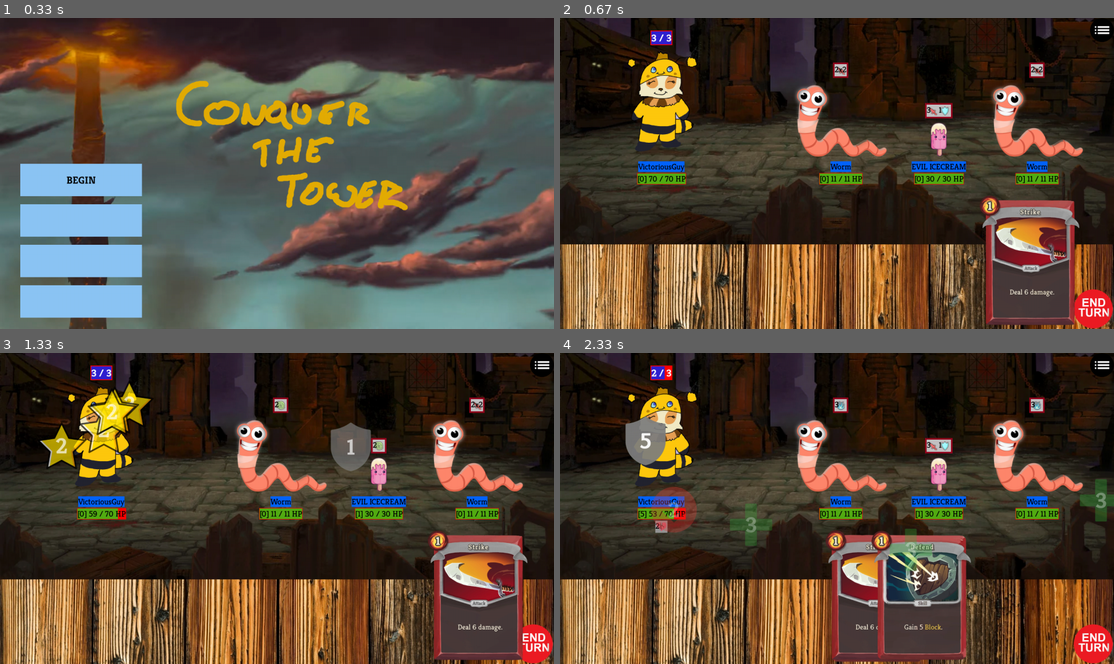
Above: before the commit, frames 1-4 (two rows, left to right).
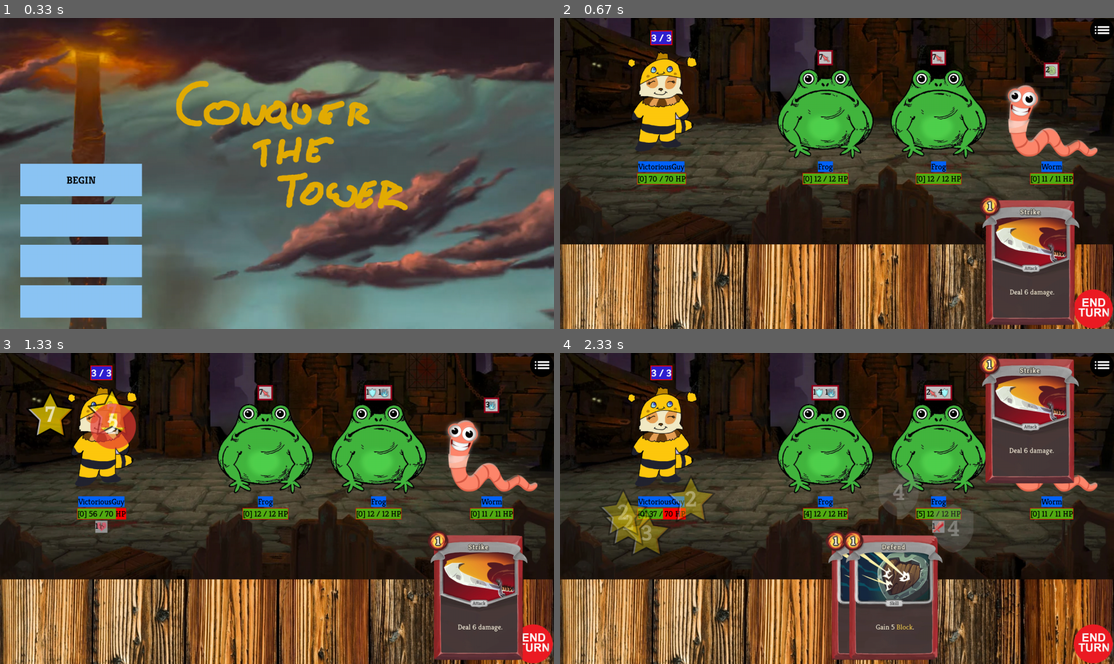
Above: after the commit, the same moments.

Repository: DawidKrolikiewicz/SlayTheSpire-WITH-PYGAME
Game: pygame game, started from CardGame/GameFolder/Code/main.py
The game is run twice, just before and just after one commit, with the same random seed, the same clock (stepped at 60 frames per second) and the same inputs.
Inputs (mouse positions are in pixels of both pictures, inside the frame that each line leads up to):
- Up to frame 1 (0.33 s): no input
- Up to frame 2 (0.67 s): press the mouse at (643, 179) at 0.37 s; move the mouse to (748, 223) at 0.47 s; release the mouse at (853, 263) at 0.6 s
- Up to frame 3 (1.33 s): press the mouse at (454, 595) at 0.7 s; move the mouse to (265, 595) at 0.8 s; release the mouse at (83, 598) at 0.93 s; press the mouse at (531, 642) at 1.03 s; move the mouse to (509, 617) at 1.13 s; release the mouse at (487, 589) at 1.27 s
- Up to frame 4 (2.33 s): press the mouse at (1091, 642) at 1.37 s; move the mouse to (942, 629) at 1.47 s; release the mouse at (787, 617) at 1.6 s; press the mouse at (1091, 642) at 1.7 s; move the mouse to (875, 555) at 1.8 s; release the mouse at (665, 468) at 1.93 s; press the mouse at (997, 595) at 2.03 s; move the mouse to (1019, 492) at 2.13 s; release the mouse at (1041, 390) at 2.27 s

Frame 1 is identical in both runs. In frame 2, 11% of the frame differs, in the area x 39-98%, y 10-54%; in frame 3, 14%; in frame 4, 27%, in the area x 7-100%, y 0-100%.

Commit message:
(odkomentowanie przeciwników)

Diff:
--- a/CardGame/GameFolder/Code/roomsFile.py
+++ b/CardGame/GameFolder/Code/roomsFile.py
@@ -348,22 +348,22 @@
         gremlin_list = random.choices([enemyFile.FatGremlin, enemyFile.MadGremlin, enemyFile.ShieldGremlin, enemyFile.GremlinWizard, enemyFile.SneakyGremlin], k=4)
 
         if combat_difficulty == CombatDifficulty.EASY:
-            fights = (#[enemyFile.Cultist()],
-                      #[enemyFile.JawWorm()],
-                      #[enemyFile.Frog(), enemyFile.Frog(), enemyFile.Worm()],
+            fights = ([enemyFile.Cultist()],
+                      [enemyFile.JawWorm()],
+                      [enemyFile.Frog(), enemyFile.Frog(), enemyFile.Worm()],
                       [enemyFile.Worm(), enemyFile.Icecream(), enemyFile.Worm()],
-                      #[enemyFile.BlueSlaver()],
-                      #[enemyFile.RedLouse(), enemyFile.RedLouse(), enemyFile.GreenLouse()],
-                      #[enemyFile.AcidSlimeL()],
-                      #[enemyFile.AcidSlimeM(), enemyFile.BlueSlaver()],
-                      #[enemyFile.RedSlaver()],
-                      #[gremlin() for gremlin in gremlin_list],
-                      #[enemyFile.FungiBeast(), enemyFile.FungiBeast(), enemyFile.GreenLouse()],
-                      #[enemyFile.AcidSlimeM(), enemyFile.SpikeSlimeS()],
-                      #[enemyFile.SpikeSlimeM(), enemyFile.AcidSlimeS()],
-                      #[enemyFile.SpikeSlimeL()],
-                      #[enemyFile.SpikeSlimeS(), enemyFile.SpikeSlimeS(), enemyFile.AcidSlimeS()],
-                      #[enemyFile.Looter(), enemyFile.GreenLouse()]
+                      [enemyFile.BlueSlaver()],
+                      [enemyFile.RedLouse(), enemyFile.RedLouse(), enemyFile.GreenLouse()],
+                      [enemyFile.AcidSlimeL()],
+                      [enemyFile.AcidSlimeM(), enemyFile.BlueSlaver()],
+                      [enemyFile.RedSlaver()],
+                      [gremlin() for gremlin in gremlin_list],
+                      [enemyFile.FungiBeast(), enemyFile.FungiBeast(), enemyFile.GreenLouse()],
+                      [enemyFile.AcidSlimeM(), enemyFile.SpikeSlimeS()],
+                      [enemyFile.SpikeSlimeM(), enemyFile.AcidSlimeS()],
+                      [enemyFile.SpikeSlimeL()],
+                      [enemyFile.SpikeSlimeS(), enemyFile.SpikeSlimeS(), enemyFile.AcidSlimeS()],
+                      [enemyFile.Looter(), enemyFile.GreenLouse()]
                       )
         elif combat_difficulty == CombatDifficulty.NORMAL:
             fights = ([enemyFile.Cultist()],
